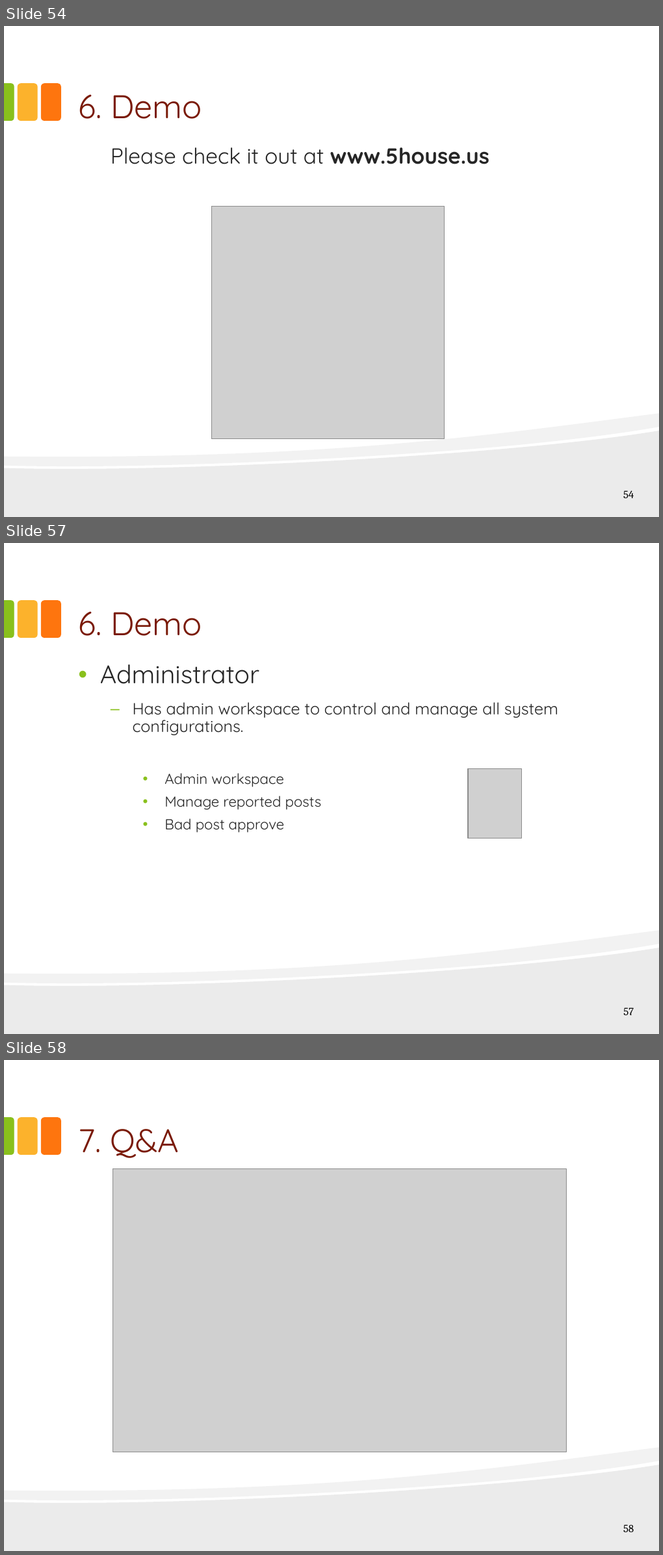
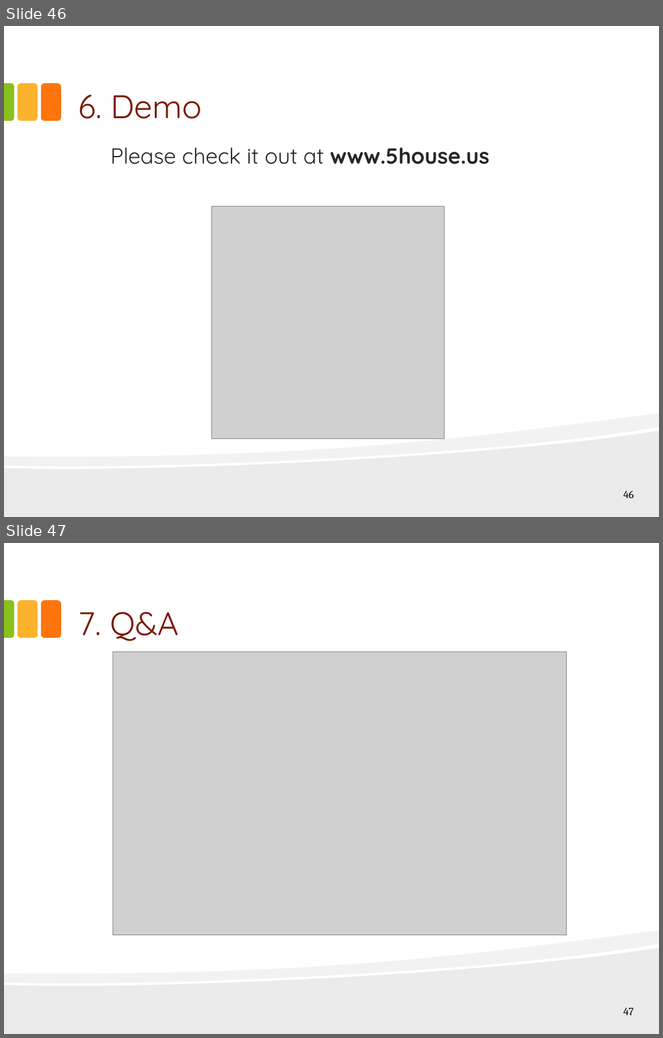
Before and after one commit to hungqcao/Rental-House-Finding, a slide deck: Document/Documentation/Final Document & Report/RHF_Presentation_Final_v1.0.pptx. Shown one above the other, each under a label of ours: slides 54, 57 and 58 before the commit, slides 46 and 47 after it; the slides between them are not shown. The pictures are 663x1555 and 663x1038 pixels, drawn with LibreOffice and Linux fonts; fonts in the diff are those of the drawing; grey boxes stand for pictures. Boxes give left, top, right and bottom in pixels: in the first picture for what was removed or moved away, otherwise in the second. Text is boxed around its words. In the diff, an @@ line names an element or a change of style, - is before the commit and + after.

```diff
--- a/Document/Documentation/Final Document & Report/RHF_Presentation_Final_v1.0.pptx
+++ b/Document/Documentation/Final Document & Report/RHF_Presentation_Final_v1.0.pptx
@@ slide 57 removed at <box>4,543,659,1034</box>, background #FFFFFF; not listed: 5 template elements that a slide beside it also shows @@
@@ title removed at <box>78,611,202,636</box> @@
-6. Demo
@@ text removed at <box>100,665,558,833</box> @@
-• Administrator
-  – Has admin workspace to control and manage all system configurations.
-    • Admin workspace
-    • Manage reported posts
-    • Bad post approve
@@ picture removed at <box>468,769,521,839</box> @@
@@ page number removed at <box>623,1008,634,1016</box> @@
-57
@@ what was slide 54 is now slide 46 @@
@@ page number at <box>623,491,634,499</box>: text changed @@
-54
+46
@@ what was slide 58 is now slide 47 @@
@@ page number at <box>623,1008,634,1016</box>: text changed @@
-58
+47
```
Also in this commit, not shown: 8 slides changed, 1 slide added, 11 other slides removed.
